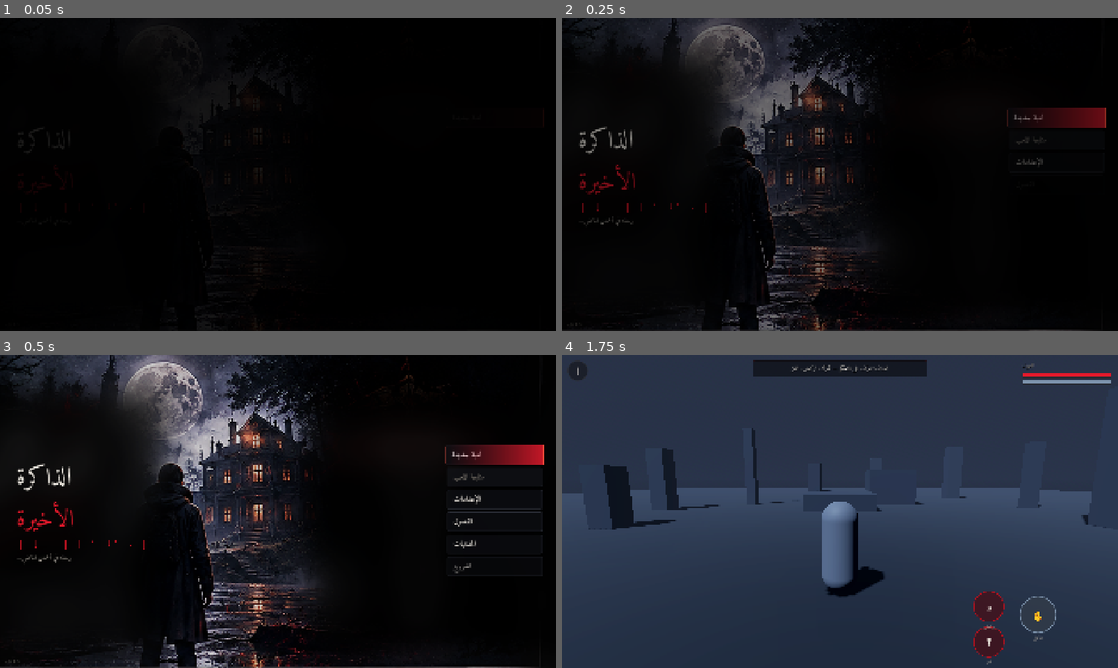
Above: before the commit, frames 1-4 (two rows, left to right).
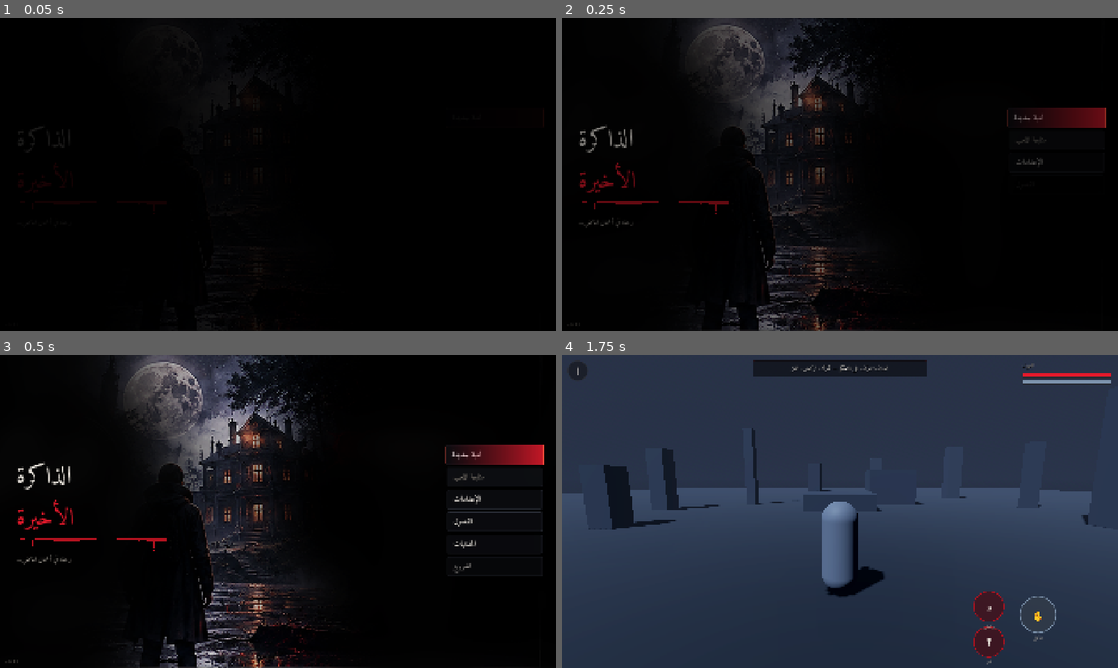
Above: after the commit, the same moments.

Repository: khlool509-spec/the-last-memory
Game: Godot game, scene res://src/ui/screens/main_menu.tscn
The game is run twice, just before and just after one commit, with the same random seed, the same clock (stepped at 60 frames per second) and the same inputs.
Inputs (mouse positions are in pixels of both pictures, inside the frame that each line leads up to):
- Up to frame 1 (0.05 s): no input
- Up to frame 2 (0.25 s): no input
- Up to frame 3 (0.5 s): no input
- Up to frame 4 (1.75 s): click "لعبة جديدة" at 0.5 s; drag from (956, 520) to (895, 442) at 1.27 s

The runs differ from the first frame. In frame 1, less than 0.1% of the frame differs, in the area x 11-12%, y 41-42%; in frame 2, 3.8%; in frame 3, 8.1%, in the area x 0-96%, y 0-100%; in frame 4, nothing differs.

Commit message:
fix: إخفاء الواجهة المدمجة في الخلفية + أثر دم عضوي (v0.3.1)
لقطة الجهاز أظهرت مشكلتين.

1) مستطيلات التعتيم ظاهرة كبقع على الخلفية، وبقايا الواجهة المدمجة
   ما زالت مقروءة (زر "لعبة جديدة" الأحمر وزر الإيقاف ودائرة العصا).

   السبب: أشكال مستطيلة تترك حدوداً مستقيمة، وتعتيم غير كافٍ لإخفاء
   عناصر ساطعة كالزر الأحمر والدوائر البيضاء.

   الإصلاح: أشكال بيضاوية بتمويه واسع بدل المستطيلات، وتعتيم عميق
   إلى 11% سطوع و8% تشبّع. النتيجة تقرأ كظلال ليلية طبيعية، وهي
   نفس المناطق التي تجلس عليها الواجهة الحقيقية.

2) أثر الدم تحت الشعار كان خطوطاً متساوية التباعد فبدا مسطرة.

   أُعيدت كتابته: حافة سفلية متموّجة كمضلّع غير منتظم، وقطرات متفاوتة
   الطول والسمك بمواضع غير متساوية التباعد، وجذوع تضيق نحو الأسفل،
   ورؤوس مستديرة ببريق، وقطيرات منفصلة.

75 اختباراً + فحص التخطيط، صفر إخفاق.

Co-Authored-By: Claude Opus 5 <noreply@anthropic.com>
Claude-Session: https://claude.ai/code/session_017VjGEPiEeuSU2tUoLWuwPC

Diff:
--- a/project.godot
+++ b/project.godot
@@ -10,7 +10,7 @@
 
 config/name="THE LAST MEMORY"
 config/description="لعبة مغامرات وغموض ثلاثية الأبعاد بمنظور الشخص الثالث، للأندرويد، فردية وتعمل دون اتصال."
-config/version="0.3.0"
+config/version="0.3.1"
 run/main_scene="res://src/ui/screens/main_menu.tscn"
 config/features=PackedStringArray("4.7", "Mobile")
 config/icon="res://assets/textures/icon/icon_512.png"
--- a/src/ui/components/blood_drip.gd
+++ b/src/ui/components/blood_drip.gd
@@ -1,44 +1,96 @@
 class_name BloodDrip
 extends Control
-## قطرات دم تسيل أسفل عنصر — تُرسم بالكود فتبقى حادّة على أي دقة.
-## تطابق معالجة الشعار في الهوية المعتمدة.
+## أثر دم أسفل الشعار.
+##
+## النسخة الأولى كانت خطوطاً متساوية التباعد فبدت مسطرة. هذه النسخة
+## تبني حافة سفلية غير منتظمة كمضلّع، ثم تُسقط منها قطرات متفاوتة
+## الطول والسمك مع رؤوس مستديرة وقطيرات منفصلة.
 
-@export var drip_count: int = 7
 @export var color: Color = Palette.BLOOD
-@export var max_length: float = 46.0
-@export var thickness: float = 5.0
+@export var highlight: Color = Color(1, 1, 1, 0.14)
+@export var band_height: float = 9.0
+@export var max_length: float = 40.0
+@export var drip_count: int = 5
 @export var rng_seed: int = 20261114
 
+var _band: PackedVector2Array = PackedVector2Array()
 var _drips: Array = []
+var _specks: Array = []
 
 func _ready() -> void:
 	layout_direction = Control.LAYOUT_DIRECTION_LTR
 	mouse_filter = Control.MOUSE_FILTER_IGNORE
-	custom_minimum_size.y = max_length + 14.0
+	custom_minimum_size.y = band_height + max_length + 10.0
 	_regen()
 	resized.connect(_regen)
 
 func _regen() -> void:
+	var w := maxf(size.x, 8.0)
 	var rng := RandomNumberGenerator.new()
 	rng.seed = rng_seed
+
+	# الحافة السفلية: خط متموّج غير منتظم بدل خط مستقيم
+	var pts: Array[Vector2] = []
+	var steps := 26
+	for i in steps + 1:
+		var t := float(i) / float(steps)
+		var x := w * t
+		var y := band_height * (0.55 + 0.45 * sin(t * 11.0 + rng_seed * 0.1)) \
+			+ rng.randf_range(-1.6, 1.6)
+		pts.append(Vector2(x, maxf(y, 1.0)))
+	var poly: Array[Vector2] = [Vector2(0, 0)]
+	poly.append_array(pts)
+	poly.append(Vector2(w, 0))
+	_band = PackedVector2Array(poly)
+
+	# قطرات: مواضع عشوائية غير متساوية التباعد
 	_drips.clear()
-	var w := maxf(size.x, 1.0)
+	var used: Array[float] = []
 	for i in drip_count:
-		var x := w * (float(i) + 0.5 + rng.randf_range(-0.28, 0.28)) / float(drip_count)
-		var len_px := max_length * rng.randf_range(0.28, 1.0)
-		var r := thickness * rng.randf_range(0.5, 1.0)
-		_drips.append({"x": x, "len": len_px, "r": r})
+		var x := w * rng.randf_range(0.06, 0.94)
+		var too_close := false
+		for u in used:
+			if absf(u - x) < w * 0.09:
+				too_close = true
+		if too_close:
+			continue
+		used.append(x)
+		_drips.append({
+			"x": x,
+			"len": max_length * rng.randf_range(0.30, 1.0),
+			"w": rng.randf_range(2.6, 6.2),
+		})
+
+	# قطيرات منفصلة تحت بعض القطرات
+	_specks.clear()
+	for d in _drips:
+		if rng.randf() < 0.45:
+			_specks.append({
+				"p": Vector2(d["x"] + rng.randf_range(-3.0, 3.0),
+					float(d["len"]) + band_height + rng.randf_range(7.0, 16.0)),
+				"r": rng.randf_range(1.6, 3.0),
+			})
 	queue_redraw()
 
 func _draw() -> void:
-	# شريط علوي يربط القطرات بالعنصر فوقها
-	draw_rect(Rect2(Vector2.ZERO, Vector2(size.x, 3.0)), color)
+	if _band.size() >= 3:
+		draw_colored_polygon(_band, color)
 	for d in _drips:
 		var x: float = d["x"]
 		var l: float = d["len"]
-		var r: float = d["r"]
-		draw_line(Vector2(x, 0.0), Vector2(x, l), color, r * 1.25, true)
-		draw_circle(Vector2(x, l), r, color)
-		# بريق خفيف يعطي القطرة حجماً
-		draw_circle(Vector2(x - r * 0.3, l - r * 0.3), r * 0.32,
-			Color(1, 1, 1, 0.18))
+		var hw: float = d["w"] * 0.5
+		var top := band_height * 0.6
+		var bottom := band_height + l
+		# جذع يضيق نحو الأسفل
+		var stem := PackedVector2Array([
+			Vector2(x - hw, top),
+			Vector2(x + hw, top),
+			Vector2(x + hw * 0.52, bottom),
+			Vector2(x - hw * 0.52, bottom),
+		])
+		draw_colored_polygon(stem, color)
+		# رأس مستدير
+		draw_circle(Vector2(x, bottom), hw * 0.95, color)
+		draw_circle(Vector2(x - hw * 0.3, bottom - hw * 0.3), hw * 0.3, highlight)
+	for s in _specks:
+		draw_circle(s["p"], s["r"], color)
--- a/src/ui/screens/main_menu.gd
+++ b/src/ui/screens/main_menu.gd
@@ -61,9 +61,8 @@
 	box.add_child(_title_line("الأخيرة", Palette.BLOOD_HOT))
 
 	var drip := BloodDrip.new()
-	drip.drip_count = 11
-	drip.max_length = 34.0
-	drip.thickness = 3.4
+	drip.drip_count = 6
+	drip.max_length = 38.0
 	box.add_child(drip)
 
 	var sub := Label.new()
Binary file changed: assets/textures/ui/menu_bg.png
Not shown, changed: export_presets.cfg
Not shown, changed: VERSION
